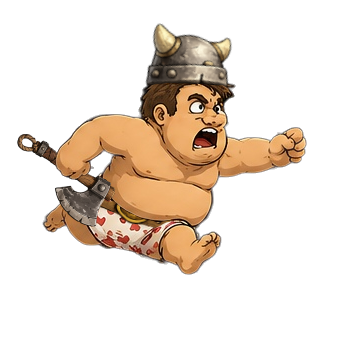
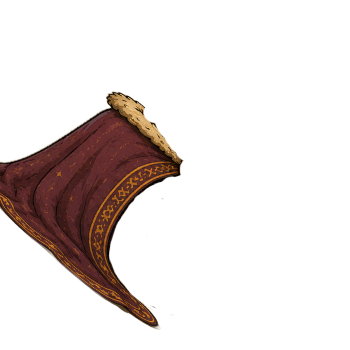
Revision of a layered 350 x 350 image; what changed, layer by layer:
added layer "1_cape-cote" above "sandale de cote copy" over bbox(0, 91, 185, 330)
hid "slip de guerre", painted on it over bbox(55, 134, 287, 239)
removed layer "tete" over bbox(89, 82, 235, 275)
removed layer "attaque-2-casque" over bbox(142, 23, 233, 125)
removed layer "main" over bbox(55, 68, 167, 180)
removed layer "base-hache" over bbox(17, 133, 116, 227)
hid "Hodor" over bbox(42, 62, 307, 275)
